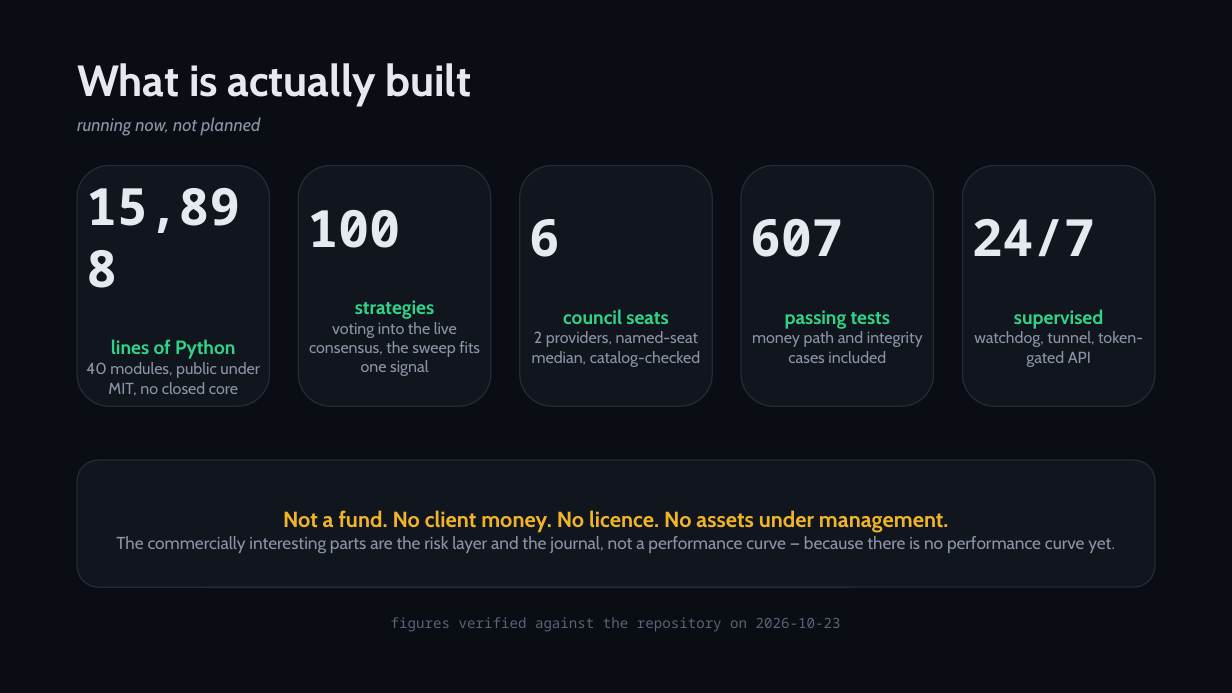
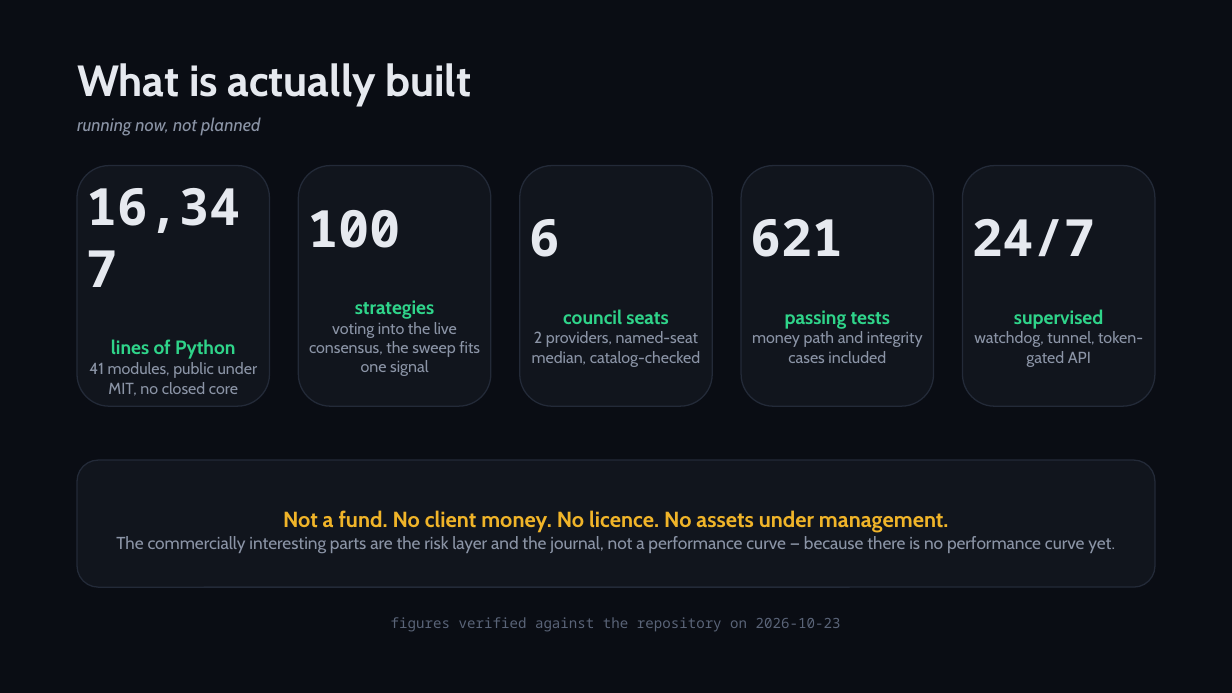
Before and after one commit to zhaider5142009-oss/kairos, a slide deck: slide 3 of docs/investors/KAIROS_Investor_Deck.pptx. Drawn at 1232x693 pixels with LibreOffice and Linux fonts; fonts in the diff are those of the drawing. Boxes give left, top, right and bottom in pixels: in the first picture for what was removed or moved away, otherwise in the second. Text is boxed around its words. In the diff, an @@ line names an element or a change of style, - is before the commit and + after.

```diff
--- a/docs/investors/KAIROS_Investor_Deck.pptx
+++ b/docs/investors/KAIROS_Investor_Deck.pptx
@@ text in rounded rectangle at (x1=86, y1=188, x2=240, y2=233): text changed @@
-15,898
+16,347
@@ text in rounded rectangle at (x1=750, y1=219, x2=842, y2=257): text changed @@
-607
+621
@@ text in rounded rectangle at (x1=89, y1=362, x2=258, y2=396): text changed @@
-40 modules, public under MIT, no closed core
+41 modules, public under MIT, no closed core
```
Also in this commit, not shown: 2 other slides changed, 15 other files.
